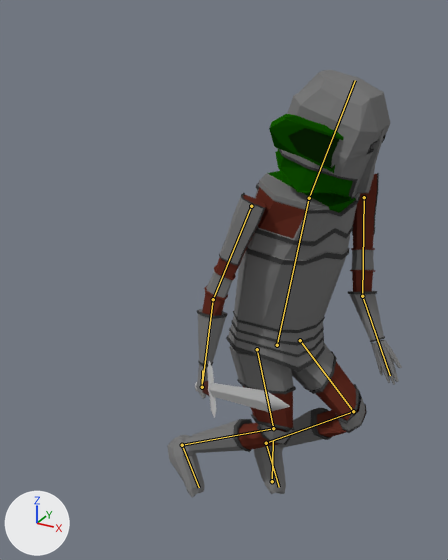
What one commit did to the Blender file GitVersion/Assets/Characters/Charachters/Slayer goblin( New animations).blend.
Camera for both pictures: a camera (50 mm lens) standing at (4.21, -9.78, 3.48) and looking at (-0.5, -1.21, -0.8). Lighting does not change. The marker at lower left points along +X, +Y and +Z. Both versions are drawn at frame 260 of the action 'GoblinAction.001'; the numbers are the values there. The bones that bend it are drawn over the model as lines.

In view in the first picture: 'Blade.001', 'Goblin model'.
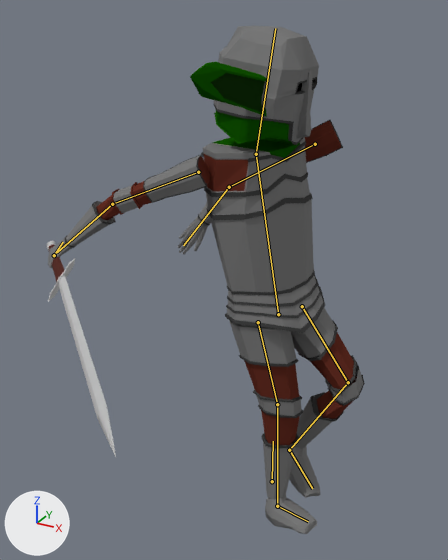
Changed parts and their boxes (x1, y1, x2, y2) in the pictures (448 x 560 px):
'Goblin model', posed (35% wider, 19% taller)
    before: (167, 70, 402, 497)
    after: (48, 25, 365, 534)
'Blade.001', posed (27% narrower, 274% taller)
    before: (195, 361, 290, 418)
    after: (47, 241, 116, 457)
bone 'MainBone', root to tip
    before: (277, 345) to (309, 198)
    after: (278, 314) to (256, 154)
bone 'Head', root to tip
    before: (309, 198) to (355, 80)
    after: (256, 154) to (275, 28)
bone 'Bone.004', root to tip
    before: (364, 197) to (362, 296)
    after: (315, 144) to (229, 187)
bone 'LeftHand', root to tip
    before: (362, 296) to (390, 375)
    after: (229, 187) to (183, 245)
bone 'Bone.006', root to tip
    before: (251, 206) to (213, 299)
    after: (198, 172) to (112, 204)
bone 'Bone.008', root to tip
    before: (300, 340) to (353, 411)
    after: (302, 306) to (348, 382)
bone 'Bone.009', root to tip
    before: (353, 411) to (266, 443)
    after: (348, 382) to (289, 450)
bone 'Bone.011', root to tip
    before: (257, 349) to (273, 428)
    after: (258, 322) to (277, 404)
bone 'Bone.012', root to tip
    before: (273, 428) to (182, 445)
    after: (277, 404) to (277, 506)

The change in detail:
Bone 'MainBone' (bone_mainbone) moves from (0.0, -0.96, 0.0) to (0.0, -0.3, 0.0).
Bone 'MainBone' (bone_mainbone) turns from (0, -32, -9) to (0, -32, 10) degrees about its own x, y and z.
Bone 'Head' (bone_head) turns from (6, 33, 11) to (11, 32, 22) degrees about its own x, y and z.
Bone 'Bone.004' (bone_bone_004) turns from (104, -24, -16) to (138, 61, -1) degrees about its own x, y and z.
Bone 'LeftHand' (bone_lefthand) turns from (7, 1, -19) to (7, 3, -23) degrees about its own x, y and z.
Bone 'Bone.006' (bone_bone_006) turns from (-77, -4, 5) to (-25, -58, -26) degrees about its own x, y and z.
Bone 'Bone.008' (bone_bone_008) turns from (43, -10, 25) to (22, -3, 13) degrees about its own x, y and z.
Bone 'Bone.009' (bone_bone_009) turns from (-34, 33, 76) to (-29, 19, 54) degrees about its own x, y and z.
Bone 'Bone.011' (bone_bone_011) turns from (18, -8, 13) to (3, -6, 6) degrees about its own x, y and z.
Bone 'Bone.012' (bone_bone_012) turns from (-27, 17, 63) to (-7, 0, 11) degrees about its own x, y and z.
